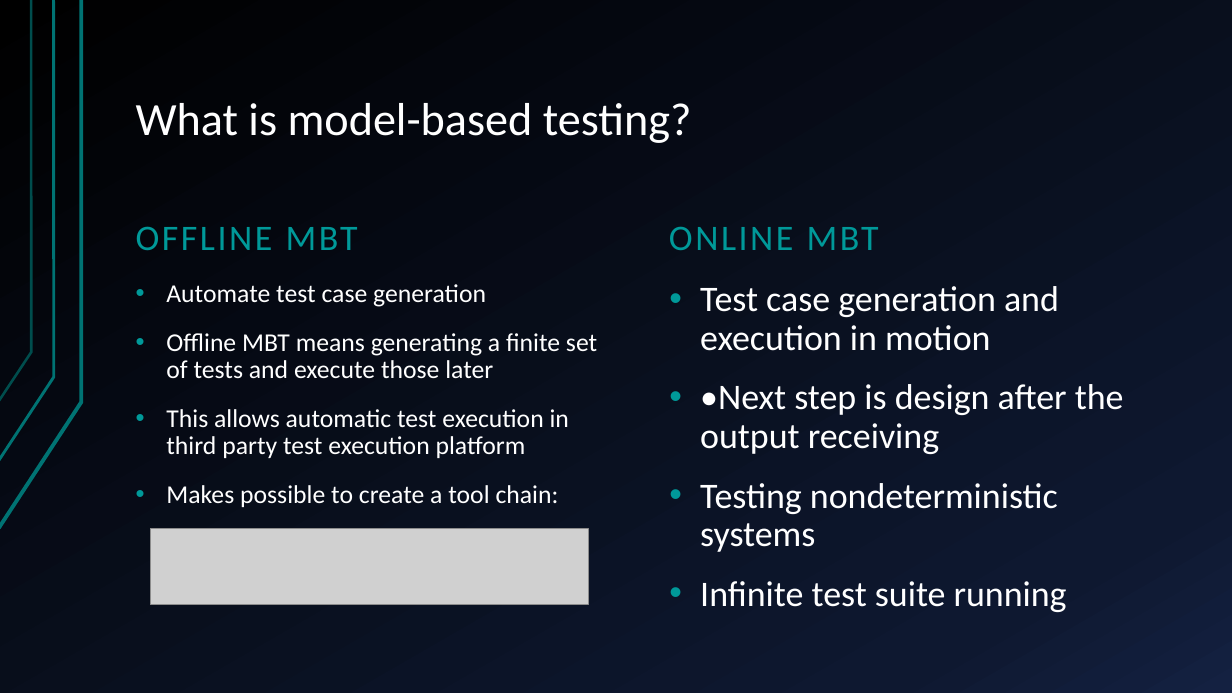
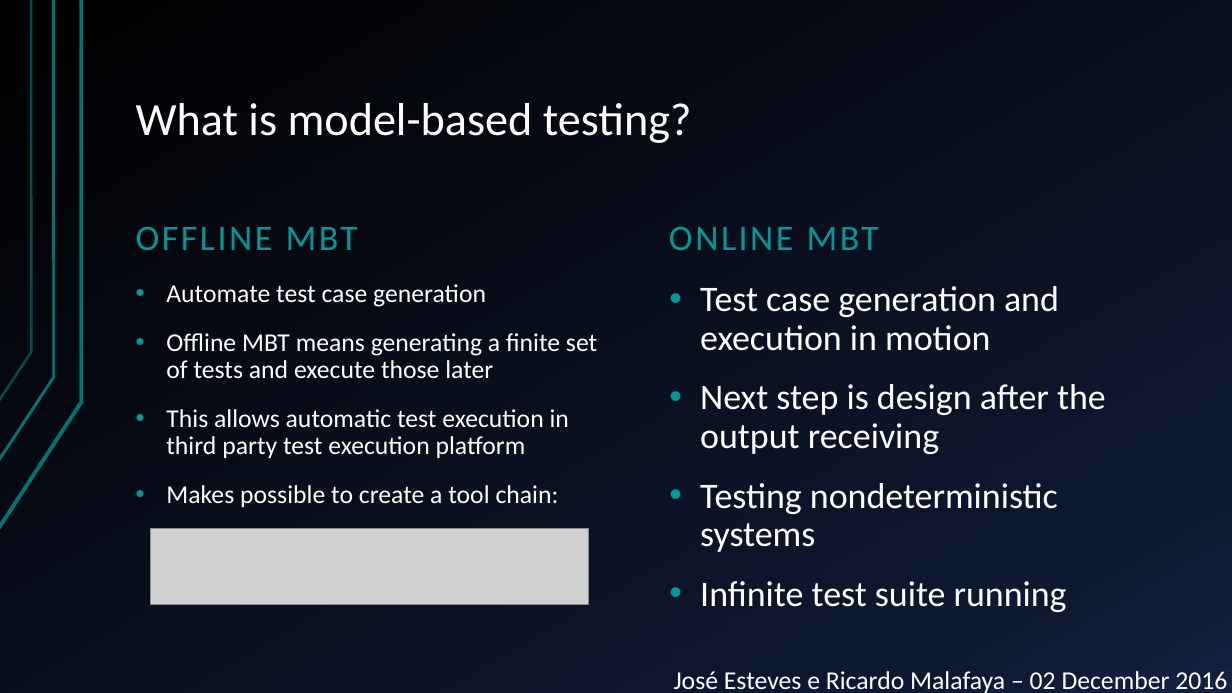
Before and after one commit to JGEsteves89/FEUP-MESW-TVVS-MBT, a slide deck: slide 6 of Presentation.pptx. Drawn at 1232x693 pixels with LibreOffice and Linux fonts; fonts in the diff are those of the drawing; grey boxes stand for pictures. Boxes give left, top, right and bottom in pixels: in the first picture for what was removed or moved away, otherwise in the second. Text is boxed around its words. In the diff, an @@ line names an element or a change of style, - is before the commit and + after.

```diff
--- a/Presentation.pptx
+++ b/Presentation.pptx
@@ text at bbox=[700, 384, 1106, 454]: text changed @@
-• •Next step is design after the output receiving
+• Next step is design after the output receiving
@@ text added at bbox=[674, 671, 1227, 693], 20 pt, text #FFFFFF @@
+José Esteves e Ricardo Malafaya – 02 December 2016
```
Also in this commit, not shown: 10 other slides changed, 6 slides added, 1 other file.
